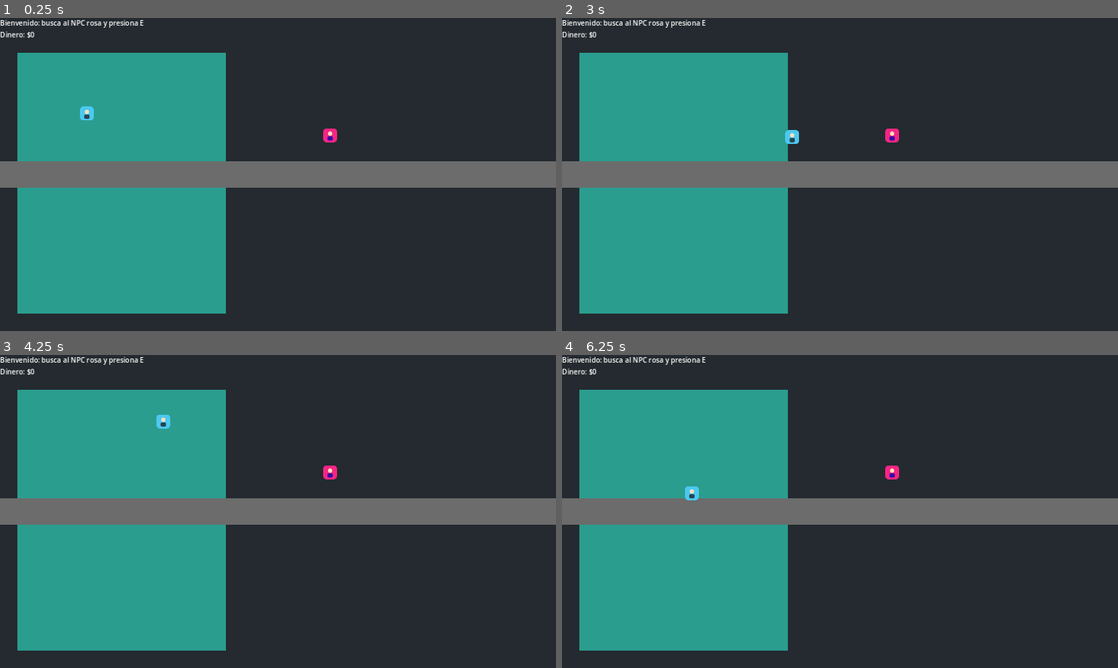
Above: before the commit, frames 1-4 (two rows, left to right).
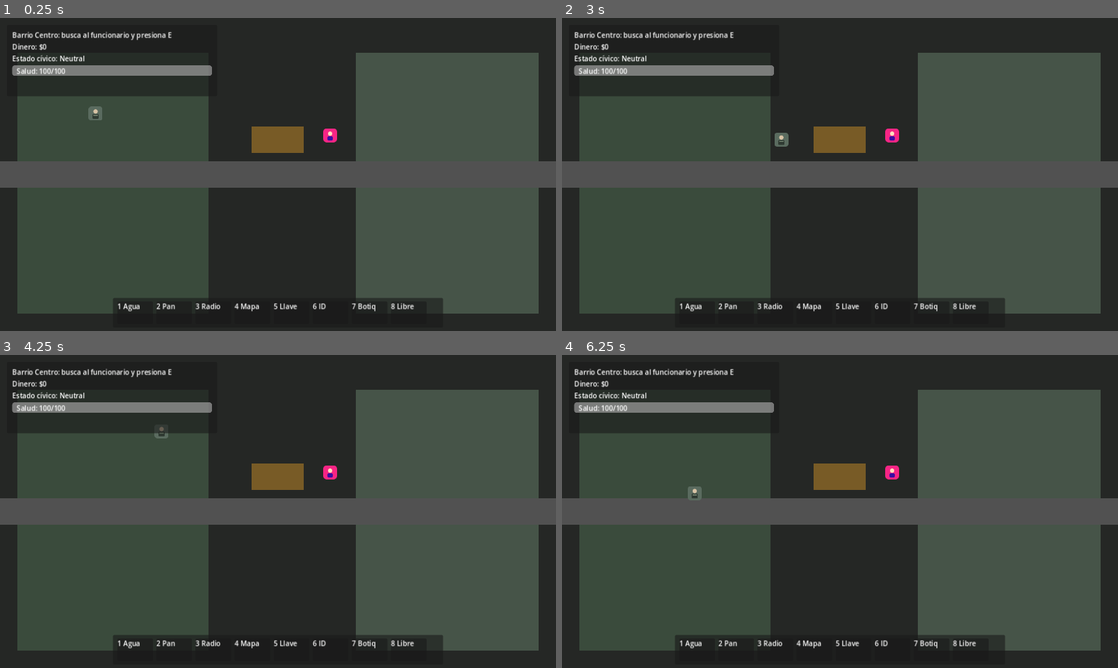
Above: after the commit, the same moments.

Repository: adrianperezchirino0011-ux/adrian
Game: Godot game, scene res://scenes/Main.tscn
Same seed, same stepped clock (60 frames per second), same inputs: the game is played once before the commit and once after it.
Inputs:
- Up to frame 1 (0.25 s): no input
- Up to frame 2 (3 s): tap E (interact) at 0.5, 0.6, 1.25, 1.35, 2, 2.1, 2.75, 2.85 s; hold Right (ui_right) 0.53-1.28 s; hold Down (ui_down) 1.28-2.03 s; hold Right (ui_right) 2.03-2.78 s; hold Up (ui_up) from 2.78 s (still down)
- Up to frame 3 (4.25 s): tap E (interact) at 3.5, 3.6 s; release Up (ui_up) at 3.53 s; hold Left (ui_left) from 3.53 s (still down)
- Up to frame 4 (6.25 s): tap E (interact) at 4.25, 4.35, 5.1, 5.85 s; release Left (ui_left) at 5.03 s; hold Down (ui_down) 5.03-5.78 s; hold Right (ui_right) from 5.78 s (still down)

The runs differ from the first frame. In frame 1, 62% of the frame differs, in the area x 0-100%, y 0-95%; in frame 2, 62%; in frame 3, 62%; in frame 4, 62%.

Commit message:
feat: improve roleplay UI with health HUD and zomboid-style quickbar

Diff:
--- a/assets/player.svg
+++ b/assets/player.svg
@@ -1,5 +1,6 @@
 <svg xmlns="http://www.w3.org/2000/svg" width="32" height="32" viewBox="0 0 32 32">
-  <rect width="32" height="32" rx="8" fill="#4cc9f0"/>
-  <circle cx="16" cy="12" r="5" fill="#ffe0bd"/>
-  <rect x="10" y="18" width="12" height="10" rx="3" fill="#264653"/>
+  <rect width="32" height="32" rx="6" fill="#5a6b5f"/>
+  <circle cx="16" cy="11" r="5" fill="#d8c3a5"/>
+  <rect x="9" y="17" width="14" height="11" rx="2" fill="#2f3a32"/>
+  <rect x="11" y="19" width="10" height="2" fill="#7d8f7a"/>
 </svg>
--- a/scenes/HUD.tscn
+++ b/scenes/HUD.tscn
@@ -5,14 +5,101 @@
 [node name="HUD" type="CanvasLayer"]
 script = ExtResource("1_script")
 
-[node name="MarginContainer" type="MarginContainer" parent="."]
-offset_right = 420.0
-offset_bottom = 120.0
+[node name="TopPanel" type="Panel" parent="."]
+offset_left = 16.0
+offset_top = 16.0
+offset_right = 500.0
+offset_bottom = 180.0
 
-[node name="VBoxContainer" type="VBoxContainer" parent="MarginContainer"]
+[node name="MarginContainer" type="MarginContainer" parent="TopPanel"]
+offset_left = 12.0
+offset_top = 12.0
+offset_right = 472.0
+offset_bottom = 152.0
 
-[node name="InfoLabel" type="Label" parent="MarginContainer/VBoxContainer"]
+[node name="VBoxContainer" type="VBoxContainer" parent="TopPanel/MarginContainer"]
+
+[node name="InfoLabel" type="Label" parent="TopPanel/MarginContainer/VBoxContainer"]
 text = "Estado"
 
-[node name="MoneyLabel" type="Label" parent="MarginContainer/VBoxContainer"]
+[node name="MoneyLabel" type="Label" parent="TopPanel/MarginContainer/VBoxContainer"]
 text = "Dinero: $0"
+
+[node name="RegimeLabel" type="Label" parent="TopPanel/MarginContainer/VBoxContainer"]
+text = "Estado cívico: Neutral"
+
+[node name="HealthBar" type="ProgressBar" parent="TopPanel/MarginContainer/VBoxContainer"]
+custom_minimum_size = Vector2(420, 24)
+show_percentage = false
+max_value = 100.0
+value = 100.0
+
+[node name="HealthText" type="Label" parent="TopPanel/MarginContainer/VBoxContainer/HealthBar"]
+offset_left = 10.0
+offset_top = 2.0
+offset_right = 170.0
+offset_bottom = 22.0
+text = "Salud: 100/100"
+
+[node name="QuickBarPanel" type="Panel" parent="."]
+offset_left = 260.0
+offset_top = 644.0
+offset_right = 1020.0
+offset_bottom = 712.0
+
+[node name="QuickBarMargin" type="MarginContainer" parent="QuickBarPanel"]
+offset_left = 10.0
+offset_top = 8.0
+offset_right = 750.0
+offset_bottom = 60.0
+
+[node name="QuickSlots" type="HBoxContainer" parent="QuickBarPanel/QuickBarMargin"]
+theme_override_constants/separation = 8
+
+[node name="Slot1" type="Panel" parent="QuickBarPanel/QuickBarMargin/QuickSlots"]
+custom_minimum_size = Vector2(82, 42)
+
+[node name="Label" type="Label" parent="QuickBarPanel/QuickBarMargin/QuickSlots/Slot1"]
+text = "1 Agua"
+
+[node name="Slot2" type="Panel" parent="QuickBarPanel/QuickBarMargin/QuickSlots"]
+custom_minimum_size = Vector2(82, 42)
+
+[node name="Label" type="Label" parent="QuickBarPanel/QuickBarMargin/QuickSlots/Slot2"]
+text = "2 Pan"
+
+[node name="Slot3" type="Panel" parent="QuickBarPanel/QuickBarMargin/QuickSlots"]
+custom_minimum_size = Vector2(82, 42)
+
+[node name="Label" type="Label" parent="QuickBarPanel/QuickBarMargin/QuickSlots/Slot3"]
+text = "3 Radio"
+
+[node name="Slot4" type="Panel" parent="QuickBarPanel/QuickBarMargin/QuickSlots"]
+custom_minimum_size = Vector2(82, 42)
+
+[node name="Label" type="Label" parent="QuickBarPanel/QuickBarMargin/QuickSlots/Slot4"]
+text = "4 Mapa"
+
+[node name="Slot5" type="Panel" parent="QuickBarPanel/QuickBarMargin/QuickSlots"]
+custom_minimum_size = Vector2(82, 42)
+
+[node name="Label" type="Label" parent="QuickBarPanel/QuickBarMargin/QuickSlots/Slot5"]
+text = "5 Llave"
+
+[node name="Slot6" type="Panel" parent="QuickBarPanel/QuickBarMargin/QuickSlots"]
+custom_minimum_size = Vector2(82, 42)
+
+[node name="Label" type="Label" parent="QuickBarPanel/QuickBarMargin/QuickSlots/Slot6"]
+text = "6 ID"
+
+[node name="Slot7" type="Panel" parent="QuickBarPanel/QuickBarMargin/QuickSlots"]
+custom_minimum_size = Vector2(82, 42)
+
+[node name="Label" type="Label" parent="QuickBarPanel/QuickBarMargin/QuickSlots/Slot7"]
+text = "7 Botiq"
+
+[node name="Slot8" type="Panel" parent="QuickBarPanel/QuickBarMargin/QuickSlots"]
+custom_minimum_size = Vector2(82, 42)
+
+[node name="Label" type="Label" parent="QuickBarPanel/QuickBarMargin/QuickSlots/Slot8"]
+text = "8 Libre"
--- a/scenes/Main.tscn
+++ b/scenes/Main.tscn
@@ -14,14 +14,21 @@
 [node name="Background" type="ColorRect" parent="."]
 offset_right = 1280.0
 offset_bottom = 720.0
-color = Color(0.141176, 0.164706, 0.184314, 1)
+color = Color(0.145098, 0.152941, 0.145098, 1)
 
-[node name="GrassZone" type="ColorRect" parent="."]
+[node name="DistrictA" type="ColorRect" parent="."]
 offset_left = 40.0
 offset_top = 80.0
-offset_right = 520.0
+offset_right = 480.0
 offset_bottom = 680.0
-color = Color(0.164706, 0.615686, 0.560784, 1)
+color = Color(0.227451, 0.294118, 0.235294, 1)
+
+[node name="DistrictB" type="ColorRect" parent="."]
+offset_left = 820.0
+offset_top = 80.0
+offset_right = 1240.0
+offset_bottom = 680.0
+color = Color(0.27451, 0.329412, 0.282353, 1)
 
 [node name="Road" type="StaticBody2D" parent="."]
 position = Vector2(640, 360)
@@ -34,10 +41,17 @@
 offset_top = 330.0
 offset_right = 1280.0
 offset_bottom = 390.0
-color = Color(0.423529, 0.423529, 0.423529, 1)
+color = Color(0.317647, 0.317647, 0.317647, 1)
+
+[node name="Checkpoint" type="ColorRect" parent="."]
+offset_left = 580.0
+offset_top = 250.0
+offset_right = 700.0
+offset_bottom = 310.0
+color = Color(0.470588, 0.356863, 0.14902, 1)
 
 [node name="Player" parent="." instance=ExtResource("1_player")]
-position = Vector2(200, 220)
+position = Vector2(220, 220)
 
 [node name="NPC" parent="." instance=ExtResource("2_npc")]
 position = Vector2(760, 270)
--- a/scripts/hud.gd
+++ b/scripts/hud.gd
@@ -1,10 +1,20 @@
 extends CanvasLayer
 
-@onready var info_label: Label = $MarginContainer/VBoxContainer/InfoLabel
-@onready var money_label: Label = $MarginContainer/VBoxContainer/MoneyLabel
+@onready var info_label: Label = $TopPanel/MarginContainer/VBoxContainer/InfoLabel
+@onready var money_label: Label = $TopPanel/MarginContainer/VBoxContainer/MoneyLabel
+@onready var regime_label: Label = $TopPanel/MarginContainer/VBoxContainer/RegimeLabel
+@onready var health_bar: ProgressBar = $TopPanel/MarginContainer/VBoxContainer/HealthBar
 
 func set_info(text: String) -> void:
 	info_label.text = text
 
 func set_money(value: int) -> void:
 	money_label.text = "Dinero: $%d" % value
+
+func set_regime_status(text: String) -> void:
+	regime_label.text = text
+
+func set_health(current: int, max_health: int) -> void:
+	health_bar.max_value = max_health
+	health_bar.value = current
+	health_bar.get_node("HealthText").text = "Salud: %d/%d" % [current, max_health]
--- a/scripts/main.gd
+++ b/scripts/main.gd
@@ -5,13 +5,17 @@
 @onready var hud: CanvasLayer = $HUD
 
 var jobs := JobSystem.new()
+var loyalty_points: int = 0
 
 func _ready() -> void:
 	add_child(jobs)
 	npc.body_exited.connect(npc._on_body_exited)
 	npc.interacted.connect(_on_npc_interacted)
-	hud.set_info("Bienvenido: busca al NPC rosa y presiona E")
+	player.health_changed.connect(_on_player_health_changed)
+	hud.set_info("Barrio Centro: busca al funcionario y presiona E")
 	hud.set_money(jobs.money)
+	hud.set_regime_status("Estado cívico: Neutral")
+	hud.set_health(player.health, player.max_health)
 
 func _process(_delta: float) -> void:
 	if Input.is_action_just_pressed("interact") and player.get_meta("near_npc", false):
@@ -21,9 +25,15 @@
 
 func _on_npc_interacted() -> void:
 	if jobs.current_job == "Desempleado":
-		jobs.take_job("Taxi")
-		hud.set_info("Trabajo asignado: Taxi. Recibiste pago inicial.")
+		jobs.take_job("Reparto Estatal")
+		hud.set_info("Trabajo asignado: Reparto Estatal. Cumple tu turno.")
 	else:
-		hud.set_info("Turno completado en %s. Pago recibido." % jobs.current_job)
-	var total = jobs.payout(50)
+		hud.set_info("Turno completado en %s. Cobro aprobado." % jobs.current_job)
+	var total = jobs.payout(65)
+	loyalty_points += 5
+	player.heal(2)
 	hud.set_money(total)
+	hud.set_regime_status("Estado cívico: %d pts lealtad" % loyalty_points)
+
+func _on_player_health_changed(current: int, max_health: int) -> void:
+	hud.set_health(current, max_health)
--- a/scripts/player.gd
+++ b/scripts/player.gd
@@ -1,8 +1,23 @@
 extends CharacterBody2D
 
-@export var speed: float = 220.0
+signal health_changed(current: int, max_health: int)
+
+@export var speed: float = 190.0
+@export var max_health: int = 100
+var health: int = max_health
+
+func _ready() -> void:
+	health_changed.emit(health, max_health)
 
 func _physics_process(_delta: float) -> void:
 	var input_vec := Input.get_vector("ui_left", "ui_right", "ui_up", "ui_down")
 	velocity = input_vec * speed
 	move_and_slide()
+
+func heal(amount: int) -> void:
+	health = mini(max_health, health + amount)
+	health_changed.emit(health, max_health)
+
+func take_damage(amount: int) -> void:
+	health = maxi(0, health - amount)
+	health_changed.emit(health, max_health)
Not shown, changed: README.md
